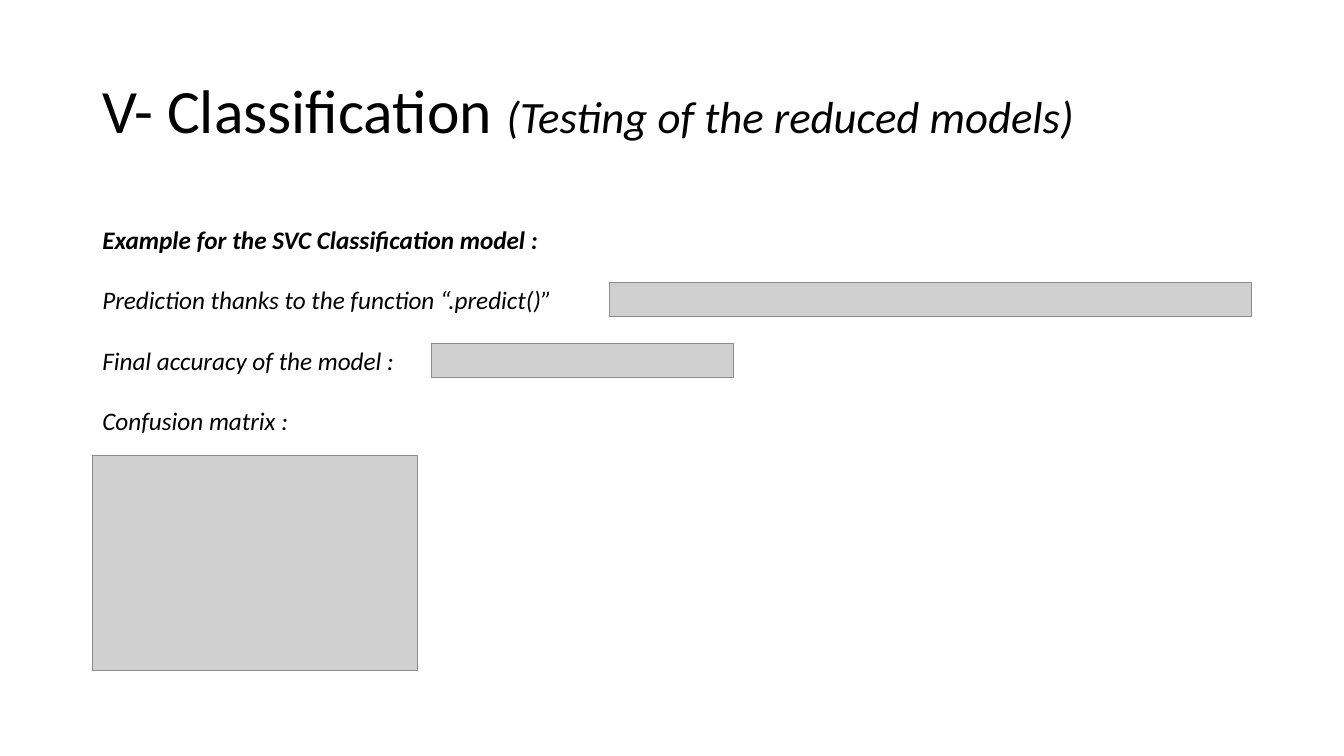
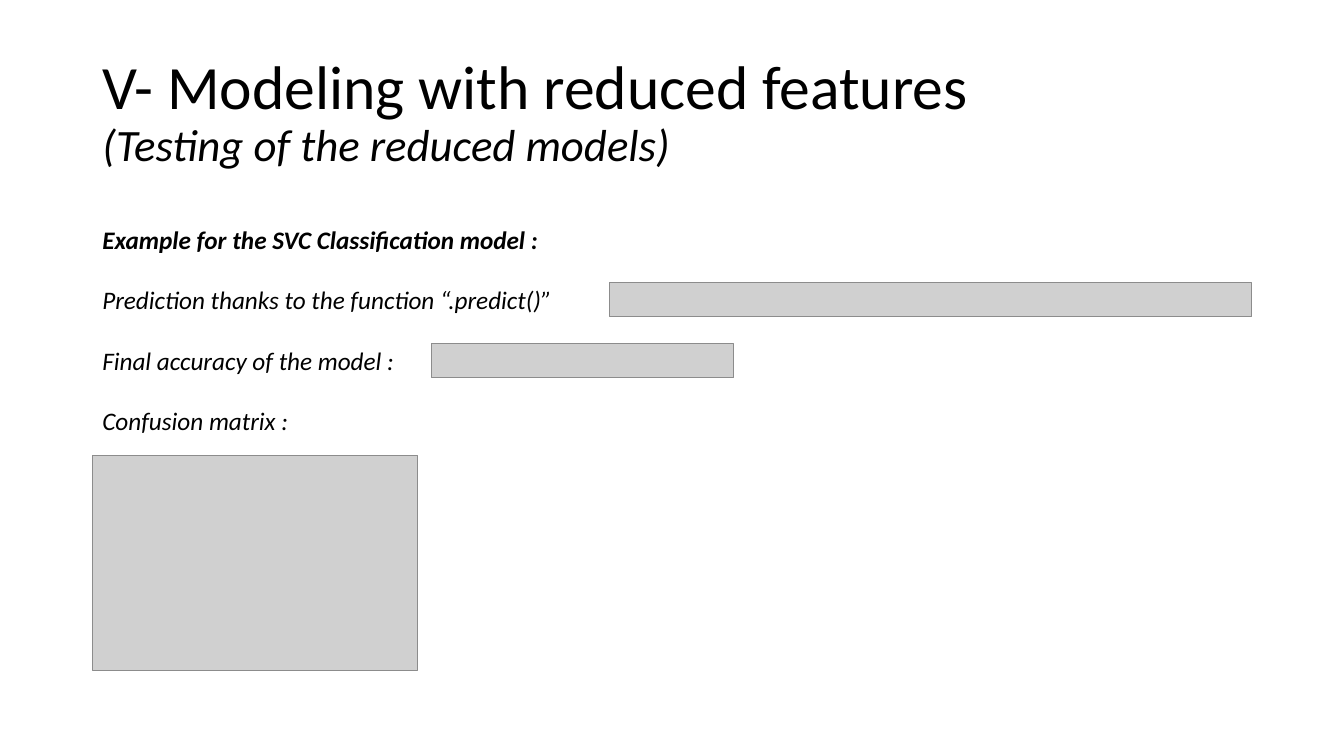
Before and after one commit to Leodespt/Projet_Python, a slide deck: slide 26 of Presentation_Python.pptx. Drawn at 1344x756 pixels with LibreOffice and Linux fonts; fonts in the diff are those of the drawing; grey boxes stand for pictures. Boxes give left, top, right and bottom in pixels: in the first picture for what was removed or moved away, otherwise in the second. Text is boxed around its words. In the diff, an @@ line names an element or a change of style, - is before the commit and + after.

```diff
--- a/Presentation_Python.pptx
+++ b/Presentation_Python.pptx
@@ title at box(102, 66, 967, 169): text changed; size 32 to 44 pt; italic off @@
-V- Classification (Testing of the reduced models)
+V- Modeling with reduced features
+(Testing of the reduced models)
```
Also in this commit, not shown: 18 other slides changed, 2 slides added, 1 slide removed.
